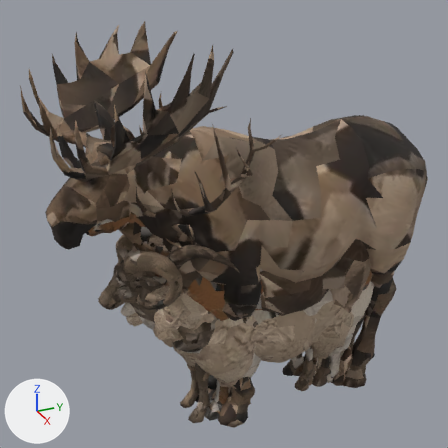
The glTF model public/models/animals.glb as it was, and as the next commit left it.
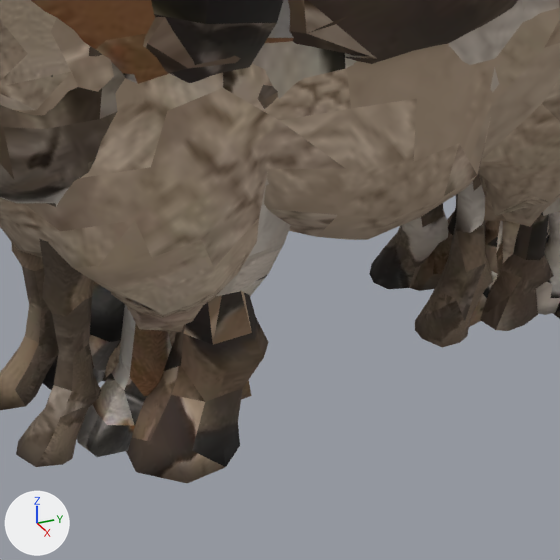
Each version is shown whole from a 50 mm lens placed at (3.26, -1.7, 3.04), pointed at (-0.11, -0.18, 1.36), then close up on the part from 41% to 74% of the width and 67% to 100% of the height. Every picture has the same lights, and +X, +Y and +Z are marked at lower left. The first two pictures are the older version. Where no turn or scale is listed for an object, it has been applied to the vertices.

Objects in the first close-up: 'animal_bc', 'animal_chile', 'animal_colorado', 'animal_nz', 'animal_quebec', 'animal_swiss', 'animal_utah', 'animal_vermont'.
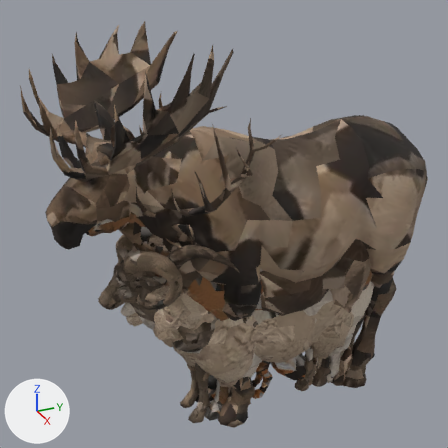
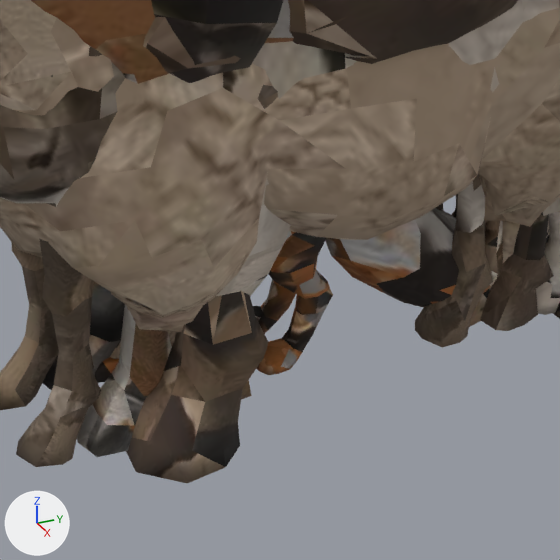
What differs and where, as boxes [x1, y1, x2, y2] in the close-ups (560 x 560 px):
'animal_japan', added
    after: [95, 208, 491, 383]

Patch to the scene script:
```diff
--- a/public/models/animals.glb.py
+++ b/public/models/animals.glb.py
@@ img_image_8 @@
+img_image_8 = load_image('Image_8', '_unpacked/Image_8', 512, 512, 'sRGB')
@@ mat_animal_008 @@
+mat_animal_008 = principled_material('animal.008')
+mat_animal_008.texture = img_image_8
+mat_animal_008.roughness = 1.0
@@ me_mesh_8 @@
+me_mesh_8.from_pydata(...)  # 992 vertices, 1919 faces; spans x -0.145..0.145, y -0.542..0.542, z -0.36..0.36
+me_mesh_8.materials.append(mat_animal_008)  # picture img_image_8
@@ ob_animal_japan @@
+ob_animal_japan = bpy.data.objects.new('animal_japan', me_mesh_8)
+ob_animal_japan.location = (0.0, 0.0, 0.36)
```
